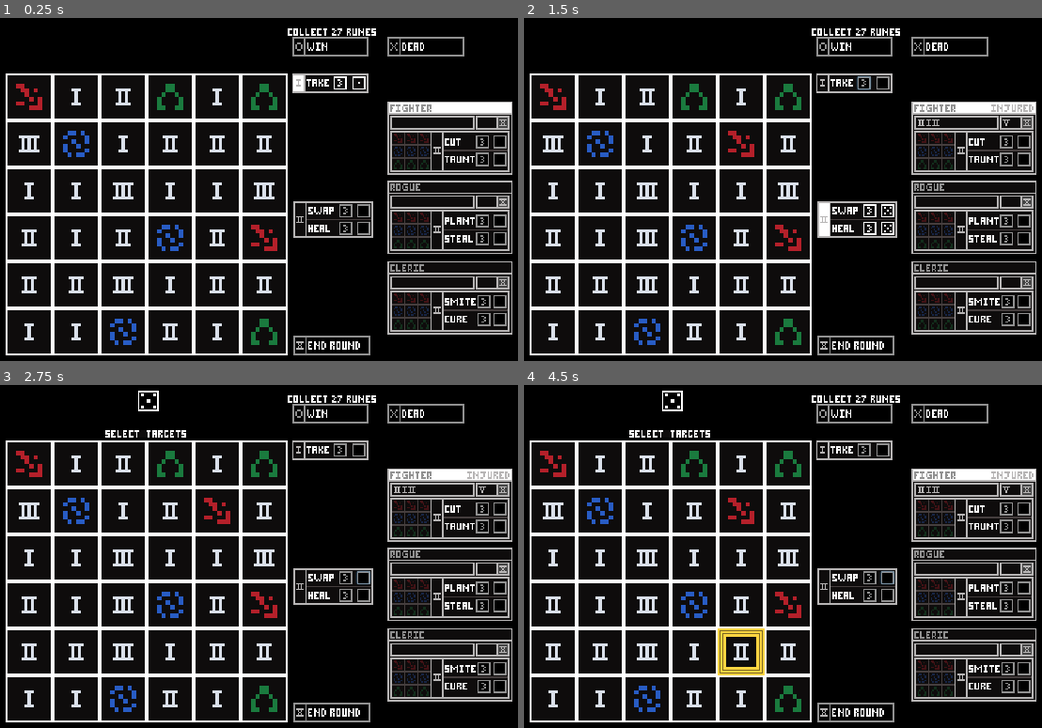
Above: before the commit, frames 1-4 (two rows, left to right).
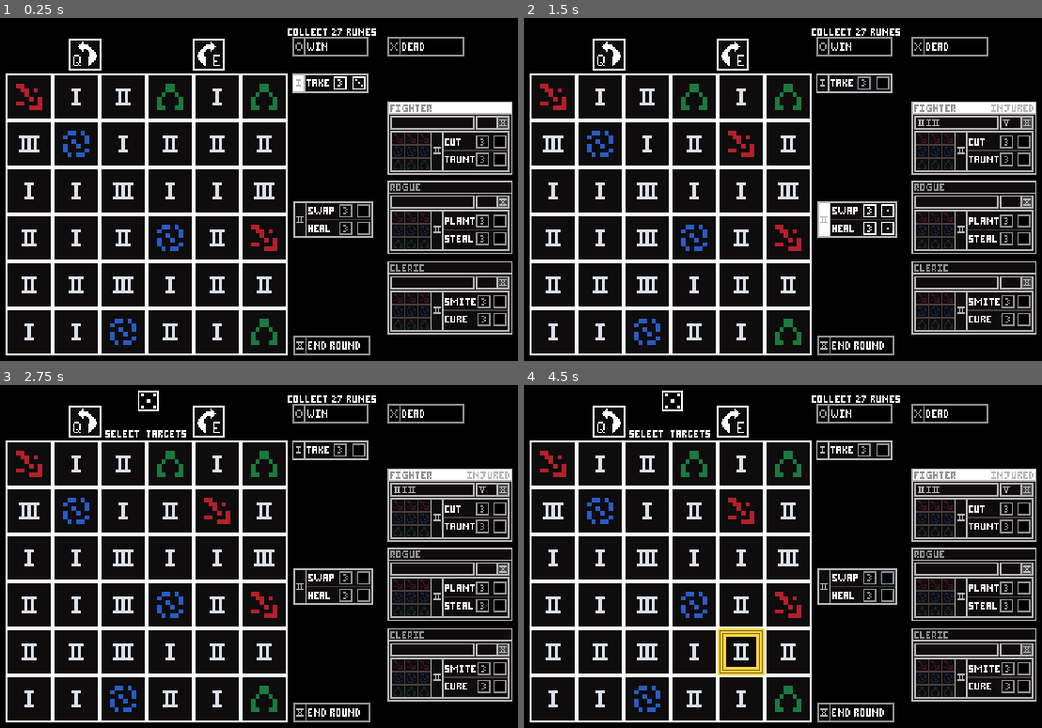
Above: after the commit, the same moments.

Repository: Lasenist/BonesWillRoll
Game: Godot game, scene res://level/play_scene.tscn
Same seed, same stepped clock (60 frames per second), same inputs: the game is played once before the commit and once after it.
Inputs (mouse positions are in pixels of both pictures, inside the frame that each line leads up to):
- Up to frame 1 (0.25 s): no input
- Up to frame 2 (1.5 s): click (865, 83) at 0.5 s; tap Enter at 1.25 s; move the mouse to (669, 213) at 1.27 s; hold E (rotate_selection_right) from 1.28 s (still down); click (669, 213) at 1.42 s
- Up to frame 3 (2.75 s): release E (rotate_selection_right) at 2 s; click (362, 577) at 2.02 s
- Up to frame 4 (4.5 s): tap Space at 2.75, 4.25 s; move the mouse to (622, 604) at 2.77 s; hold Q (rotate_selection_left) 2.78-3.53 s; tap Enter at 3.5 s; move the mouse to (850, 484) at 3.52 s; hold E (rotate_selection_right) from 3.53 s (still down); move the mouse to (736, 669) at 4.27 s; click (736, 669) at 4.42 s

The runs differ from the first frame. In frame 1, 0.5% of the frame differs, in the area x 13-71%, y 6-20%; in frame 2, 0.5%, in the area x 13-71%, y 6-63%; in frame 3, 0.5%; in frame 4, 0.5%.

Commit message:
improve heal add hints

Diff:
--- a/UI/adventurer/adventurer.gd
+++ b/UI/adventurer/adventurer.gd
@@ -1,6 +1,7 @@
 extends Control
 
 signal finished_healing
+signal finished_healing_highest
 
 const NUMERAL_SCENES = [
 	preload("res://UI/numerals/one.tscn"),
@@ -170,6 +171,29 @@
 func get_total_rune_count():
 	return red_rune_count + green_rune_count + blue_rune_count
 
+func heal_highest(amount : int):
+	var wound_values = []
+	for node in wounds_container.get_children():
+		wound_values.append(node.wound_value)
+
+	wound_values.sort()
+	var value_to_remove = null
+
+	for index in range(wound_values.size() - 1, 0, -1):
+		if wound_values[index] <= amount :
+			value_to_remove = wound_values[index]
+			break
+
+	if value_to_remove:
+		for node in wounds_container.get_children():
+			if node.wound_value == value_to_remove :
+				wounds_container.remove_child(node)
+				break
+
+	update_total_wounds()
+	emit_signal("finished_healing_highest")
+	pass
+
 # heals one wound lower than the amount given
 func heal(amount : int):
 	var wound_values = []
--- a/UI/dice/dice_button.tscn
+++ b/UI/dice/dice_button.tscn
@@ -22,7 +22,7 @@
 [node name="dice" parent="." instance=ExtResource( 1 )]
 
 [node name="AnimatedSprite" parent="dice" index="0"]
-frame = 5
+frame = 1
 
 [connection signal="pressed" from="." to="." method="_on_dice_button_pressed"]
 
--- a/level/play_scene.gd
+++ b/level/play_scene.gd
@@ -218,14 +218,15 @@
 
 # HEAL THREE
 func _on_abilities_action_box_heal_three_pressed():
-	_get_active_character().heal(3)
+	_get_active_character().heal_highest(3)
 
 # HEAL DICE
 func _on_abilities_action_box_heal_dice_pressed(result : int):
-	_get_active_character().heal(result)
-
-func _on_finished_healing():
-	current_state = GameState.END_ROUND
+	_get_active_character().heal_highest(result)
+
+func _on_finished_healing_highest():
+	current_state = GameState.END_ROUND
+	pass # Replace with function body.
 
 # --------------------------
 # FIGHTER - ATTACK
@@ -336,10 +337,12 @@
 func _on_cleric_cure_action_cure_three_pressed():
 	_cleric_heal_wounds(fighter, 3)
 	_cleric_heal_wounds(rogue, 3)
+	current_state = GameState.END_ROUND
 	pass # Replace with function body.
 
 
 func _on_cleric_cure_action_cure_dice_pressed(result : int):
 	_cleric_heal_wounds(fighter, result)
 	_cleric_heal_wounds(rogue, result)
-	pass # Replace with function body.
+	current_state = GameState.END_ROUND
+	pass # Replace with function body.
--- a/level/play_scene.tscn
+++ b/level/play_scene.tscn
@@ -17,6 +17,7 @@
 [ext_resource path="res://bones_loop.wav" type="AudioStream" id=15]
 [ext_resource path="res://UI/dead.png" type="Texture" id=16]
 [ext_resource path="res://UI/dice/dice.tscn" type="PackedScene" id=17]
+[ext_resource path="res://UI/rotate_hints.png" type="Texture" id=18]
 
 [sub_resource type="GDScript" id=1]
 script/source = "extends Control
@@ -51,6 +52,14 @@
 	pass
 "
 
+[sub_resource type="AtlasTexture" id=2]
+atlas = ExtResource( 18 )
+region = Rect2( 0, 0, 22, 22 )
+
+[sub_resource type="AtlasTexture" id=3]
+atlas = ExtResource( 18 )
+region = Rect2( 24, 0, 22, 22 )
+
 [node name="game" type="Control"]
 anchor_right = 1.0
 anchor_bottom = 1.0
@@ -232,7 +241,7 @@
 scale = Vector2( 2, 2 )
 
 [node name="AnimatedSprite" parent="Control2/dice" index="0"]
-frame = 2
+frame = 3
 
 [node name="ColorRect" type="ColorRect" parent="Control2"]
 margin_left = 12.0
@@ -257,6 +266,30 @@
 margin_top = 15.0
 margin_right = 26.0
 margin_bottom = 16.0
+
+[node name="Control3" type="Control" parent="."]
+margin_right = 40.0
+margin_bottom = 40.0
+
+[node name="rotateQ" type="TextureRect" parent="Control3"]
+margin_left = 132.0
+margin_top = 30.0
+margin_right = 154.0
+margin_bottom = 52.0
+texture = SubResource( 2 )
+__meta__ = {
+"_edit_use_anchors_": false
+}
+
+[node name="rotateQ2" type="TextureRect" parent="Control3"]
+margin_left = 216.0
+margin_top = 30.0
+margin_right = 238.0
+margin_bottom = 52.0
+texture = SubResource( 3 )
+__meta__ = {
+"_edit_use_anchors_": false
+}
 
 [connection signal="post_selection_made" from="Control/field" to="." method="_on_field_post_selection_made"]
 [connection signal="post_swap_made" from="Control/field" to="." method="_on_field_post_swap_made"]
@@ -268,21 +301,21 @@
 [connection signal="heal_three_pressed" from="abilities_action_box" to="." method="_on_abilities_action_box_heal_three_pressed"]
 [connection signal="swap_dice_pressed" from="abilities_action_box" to="." method="_on_abilities_action_box_swap_dice_pressed"]
 [connection signal="swap_three_pressed" from="abilities_action_box" to="." method="_on_abilities_action_box_swap_three_pressed"]
-[connection signal="finished_healing" from="fighter" to="." method="_on_finished_healing"]
+[connection signal="finished_healing_highest" from="fighter" to="." method="_on_finished_healing_highest"]
 [connection signal="cut_dice_pressed" from="fighter/fighter_attack_action" to="." method="_on_fighter_attack_action_cut_dice_pressed"]
 [connection signal="cut_dice_pressed" from="fighter/fighter_attack_action" to="fighter" method="_on_fighter_attack_action_cut_dice_pressed"]
 [connection signal="cut_three_pressed" from="fighter/fighter_attack_action" to="." method="_on_fighter_attack_action_cut_three_pressed"]
 [connection signal="cut_three_pressed" from="fighter/fighter_attack_action" to="fighter" method="_on_fighter_attack_action_cut_three_pressed"]
 [connection signal="taunt_dice_pressed" from="fighter/fighter_taunt_action" to="." method="_on_fighter_taunt_action_taunt_dice_pressed"]
 [connection signal="taunt_three_pressed" from="fighter/fighter_taunt_action" to="." method="_on_fighter_taunt_action_taunt_three_pressed"]
-[connection signal="finished_healing" from="rogue" to="." method="_on_finished_healing"]
+[connection signal="finished_healing_highest" from="rogue" to="." method="_on_finished_healing_highest"]
 [connection signal="ability_spend" from="rogue/rogue_plant_action" to="rogue" method="_on_rogue_plant_action_ability_spend"]
 [connection signal="plant_dice_pressed" from="rogue/rogue_plant_action" to="." method="_on_rogue_plant_action_plant_dice_pressed"]
 [connection signal="plant_three_pressed" from="rogue/rogue_plant_action" to="." method="_on_rogue_plant_action_plant_three_pressed"]
 [connection signal="ability_spend" from="rogue/rogue_steal_action" to="rogue" method="_on_rogue_steal_action_ability_spend"]
 [connection signal="steal_dice_pressed" from="rogue/rogue_steal_action" to="." method="_on_rogue_steal_action_steal_dice_pressed"]
 [connection signal="steal_three_pressed" from="rogue/rogue_steal_action" to="." method="_on_rogue_steal_action_steal_three_pressed"]
-[connection signal="finished_healing" from="cleric" to="." method="_on_finished_healing"]
+[connection signal="finished_healing_highest" from="cleric" to="." method="_on_finished_healing_highest"]
 [connection signal="ability_spend" from="cleric/cleric_smite_action" to="cleric" method="_on_cleric_smite_action_ability_spend"]
 [connection signal="smite_dice_pressed" from="cleric/cleric_smite_action" to="." method="_on_cleric_smite_action_smite_dice_pressed"]
 [connection signal="smite_three_pressed" from="cleric/cleric_smite_action" to="." method="_on_cleric_smite_action_smite_three_pressed"]
--- a/playing_field/field.gd
+++ b/playing_field/field.gd
@@ -188,6 +188,11 @@
 	if Input.is_action_just_pressed("rotate_selection_right") :
 		selection_direction += 1
 
+	if selection_direction >= direction_order.size():
+		selection_direction = 0
+	elif selection_direction < 0 :
+		selection_direction = direction_order.size() -1
+
 	selection_direction = clamp(selection_direction, 0, direction_order.size() - 1)
 
 	select_targets_message.visible = false
Binary file added: UI/rotate_hints.png
Not shown, added: UI/rotate_hints.png.import
Not shown: 1 places in level/play_scene.tscn that only renumber resources
